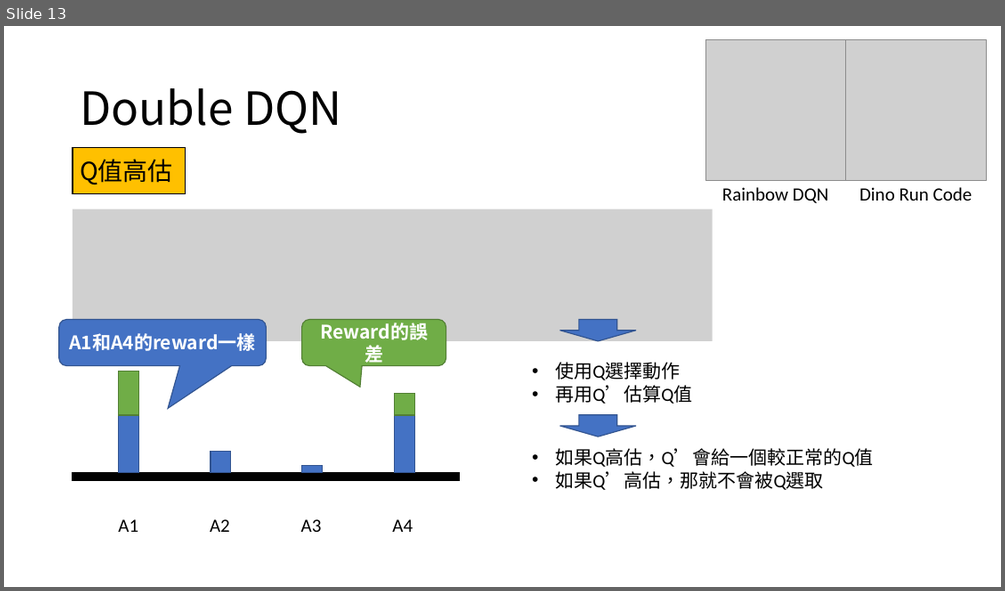
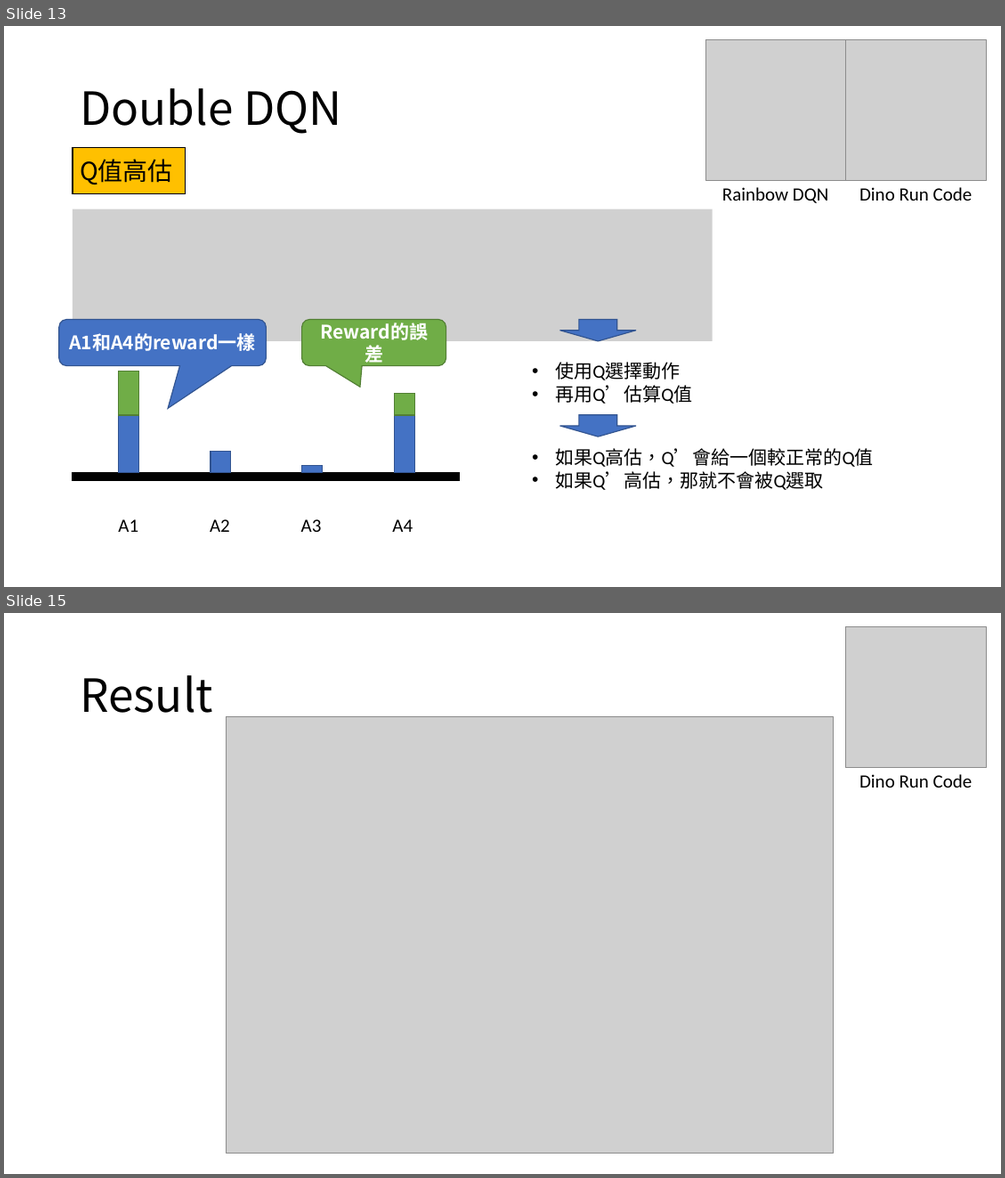
Before and after one commit to 312707047/Dino-Run-with-Rainbow-DQN, a slide deck: 107302002.pptx. Shown one above the other, each under a label of ours: slide 13 before the commit, slides 13 and 15 after it; the slides between them are not shown. The pictures are 1005x591 and 1005x1178 pixels, drawn with LibreOffice and Linux fonts; fonts in the diff are those of the drawing; grey boxes stand for pictures. Boxes give left, top, right and bottom in pixels: in the first picture for what was removed or moved away, otherwise in the second. Text is boxed around its words. In the diff, an @@ line names an element or a change of style, - is before the commit and + after.

```diff
--- a/107302002.pptx
+++ b/107302002.pptx
@@ slide 15 added at [4, 613, 1001, 1174], background #FFFFFF @@
@@ picture added at [846, 627, 987, 768] @@
@@ title added at [80, 675, 213, 713], 44 pt, text #000000 @@
+Result
@@ picture added at [226, 716, 833, 1153] @@
@@ text added at [859, 774, 972, 787], 18 pt, text #000000 @@
+Dino Run Code
```
Also in this commit, not shown: 2 slides changed, 5 other slides added, 25 other files.
